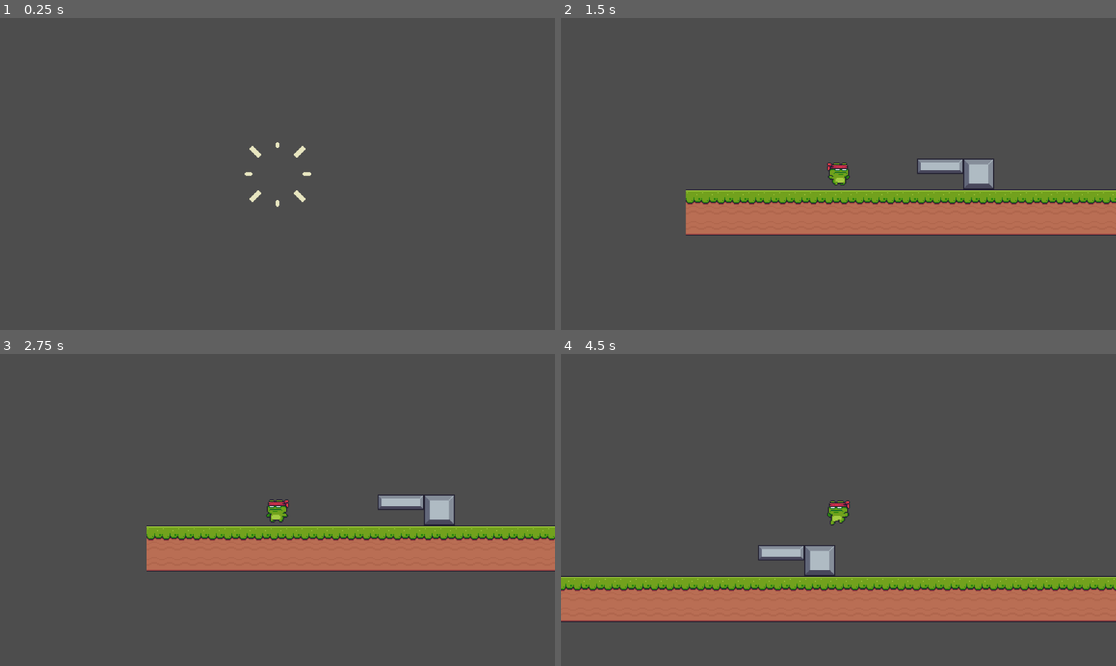
Above: before the commit, frames 1-4 (two rows, left to right).
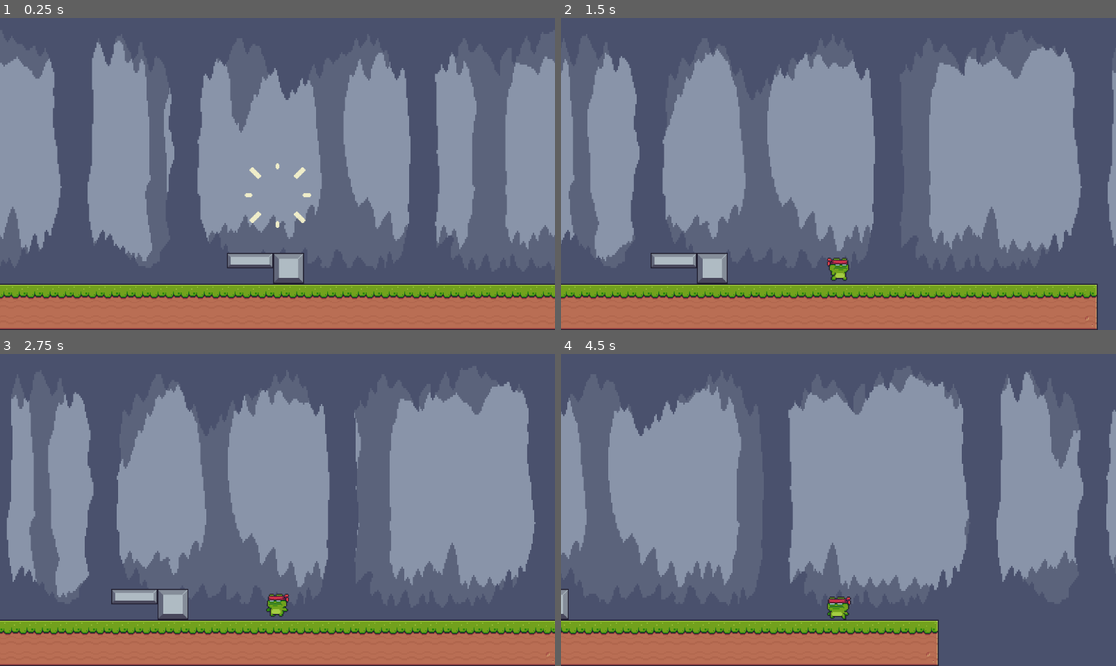
Above: after the commit, the same moments.

Repository: Jhon-mantila/ninja-frog
Game: Godot game, scene res://Scenes/Screen/screen_1.tscn
The game is run twice, just before and just after one commit, with the same random seed, the same clock (stepped at 60 frames per second) and the same inputs.
Inputs:
- Up to frame 1 (0.25 s): no input
- Up to frame 2 (1.5 s): tap Enter (ui_accept) at 0.5, 0.77 s; hold Right (ui_right) from 0.53 s (still down)
- Up to frame 3 (2.75 s): tap Enter (ui_accept) at 1.52 s; release Right (ui_right) at 2.03 s; hold Left (ui_left) from 2.03 s (still down)
- Up to frame 4 (4.5 s): release Left (ui_left) at 2.78 s; hold Right (ui_right) 2.78-4.28 s; tap Enter (ui_accept) at 3.02, 3.77 s; hold Left (ui_left) from 4.28 s (still down)

The runs differ from the first frame. In frame 1, 100% of the frame differs, in the area x 0-100%, y 0-100%; in frame 2, 100%; in frame 3, 100%; in frame 4, 100%.

Commit message:
Background parallax, video 4 fondo animado que se repite

Diff:
--- a/Scenes/Characters/frog.tscn
+++ b/Scenes/Characters/frog.tscn
@@ -473,6 +473,7 @@
 shape = SubResource("CapsuleShape2D_vkhmm")
 
 [node name="Camera2D" type="Camera2D" parent="."]
+limit_bottom = 658
 editor_draw_limits = true
 editor_draw_drag_margin = true
 
--- a/Scenes/Escenarios/escenario_1.tscn
+++ b/Scenes/Escenarios/escenario_1.tscn
@@ -465,4 +465,4 @@
 scale = Vector2(2, 2)
 tile_set = SubResource("TileSet_otqjo")
 format = 2
-layer_0/tile_data = PackedInt32Array(1114134, 458752, 1, 111 …(2286 unchanged characters)… 458752, 1, 1179689, 458752, 2, 1048618, 458752, 0, 1114154, 458752, 1, 1179690, 458752, 2, 1048578, 458752, 0, 1114114, 458752 …(5187 unchanged characters)…
+layer_0/tile_data = PackedInt32Array(1114134, 458752, 1, 111 …(2286 unchanged characters)… 458752, 1, 1179689, 458752, 2, 1048618, 524288, 0, 1114154, 524288, 1, 1179690, 524288, 2, 1048578, 458752, 0, 1114114, 458752 …(5187 unchanged characters)…
--- /dev/null
+++ b/Scenes/Fondos/parallax_background_1.tscn
@@ -0,0 +1,42 @@
+[gd_scene load_steps=5 format=3 uid="uid://d0m5f2jwrd8n2"]
+
+[ext_resource type="Texture2D" uid="uid://b6k6x3sklsfs1" path="res://Assets/ParallaxBackground/Sky.png" id="1_d8p2a"]
+[ext_resource type="Texture2D" uid="uid://bbgaiss6ah4yp" path="res://Assets/ParallaxBackground/DownLayer.png" id="2_wdt86"]
+[ext_resource type="Texture2D" uid="uid://ini6ofdw6vi1" path="res://Assets/ParallaxBackground/MiddleLayer.png" id="3_1i2kw"]
+[ext_resource type="Texture2D" uid="uid://b4qqmtc02njo4" path="res://Assets/ParallaxBackground/TopLayer.png" id="4_haqqd"]
+
+[node name="ParallaxBackground" type="ParallaxBackground"]
+
+[node name="Fondo" type="ParallaxLayer" parent="."]
+motion_mirroring = Vector2(1152, 0)
+
+[node name="Sky" type="Sprite2D" parent="Fondo"]
+position = Vector2(575.5, 339)
+scale = Vector2(3.0026, 4.14815)
+texture = ExtResource("1_d8p2a")
+
+[node name="fondo_detras" type="ParallaxLayer" parent="."]
+motion_mirroring = Vector2(1152, 0)
+
+[node name="Sky" type="Sprite2D" parent="fondo_detras"]
+position = Vector2(575.5, 340)
+scale = Vector2(3.0026, 4.16049)
+texture = ExtResource("2_wdt86")
+
+[node name="fondo_medio" type="ParallaxLayer" parent="."]
+motion_scale = Vector2(0.7, 0.7)
+motion_mirroring = Vector2(1152, 0)
+
+[node name="Sky" type="Sprite2D" parent="fondo_medio"]
+position = Vector2(575.5, 339)
+scale = Vector2(3.0026, 4.14815)
+texture = ExtResource("3_1i2kw")
+
+[node name="fondo_frente" type="ParallaxLayer" parent="."]
+motion_mirroring = Vector2(1152, 0)
+
+[node name="Sky" type="Sprite2D" parent="fondo_frente"]
+visible = false
+position = Vector2(575.5, 341)
+scale = Vector2(3.0026, 4.17284)
+texture = ExtResource("4_haqqd")
--- a/Scenes/Screen/screen_1.tscn
+++ b/Scenes/Screen/screen_1.tscn
@@ -1,10 +1,15 @@
-[gd_scene load_steps=3 format=3 uid="uid://bru82jhjfot2f"]
+[gd_scene load_steps=4 format=3 uid="uid://bru82jhjfot2f"]
 
+[ext_resource type="PackedScene" uid="uid://d0m5f2jwrd8n2" path="res://Scenes/Fondos/parallax_background_1.tscn" id="1_1ablj"]
 [ext_resource type="PackedScene" uid="uid://dmk8fks2arvup" path="res://Scenes/Characters/frog.tscn" id="1_28iek"]
 [ext_resource type="PackedScene" uid="uid://bg75ne1r5trhv" path="res://Scenes/Escenarios/escenario_1.tscn" id="2_27avr"]
 
 [node name="Node2D" type="Node2D"]
 
+[node name="ninja_frog" parent="." instance=ExtResource("1_28iek")]
+position = Vector2(589, 345)
+
+[node name="ParallaxBackground" parent="." instance=ExtResource("1_1ablj")]
+
 [node name="TileMap" parent="." instance=ExtResource("2_27avr")]
-
-[node name="ninja_frog" parent="." instance=ExtResource("1_28iek")]
+position = Vector2(36, 50)
Binary file added: Assets/ParallaxBackground/DownLayer.png
Not shown, added: Assets/ParallaxBackground/DownLayer.png.import
Binary file added: Assets/ParallaxBackground/Light.png
Not shown, added: Assets/ParallaxBackground/Light.png.import
Binary file added: Assets/ParallaxBackground/MiddleLayer.png
Not shown, added: Assets/ParallaxBackground/MiddleLayer.png.import
Binary file added: Assets/ParallaxBackground/ParallaxBackground.aseprite
Binary file added: Assets/ParallaxBackground/Sky.png
Not shown, added: Assets/ParallaxBackground/Sky.png.import
Binary file added: Assets/ParallaxBackground/TopLayer.png
Not shown, added: Assets/ParallaxBackground/TopLayer.png.import
